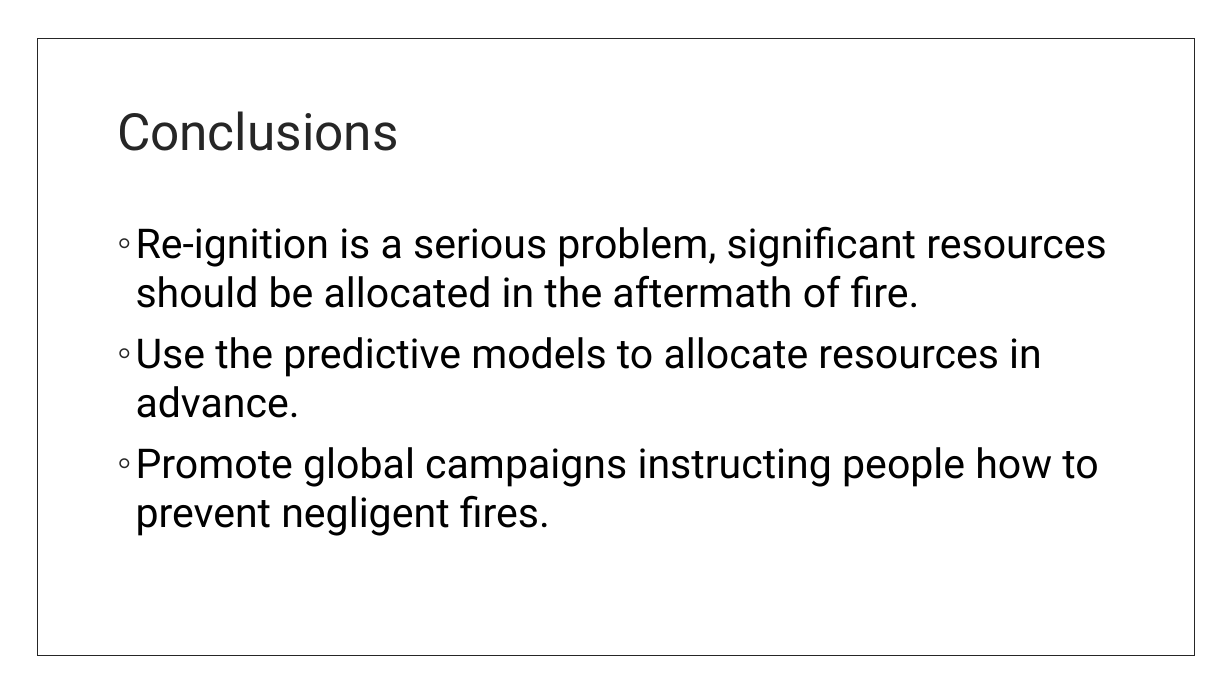
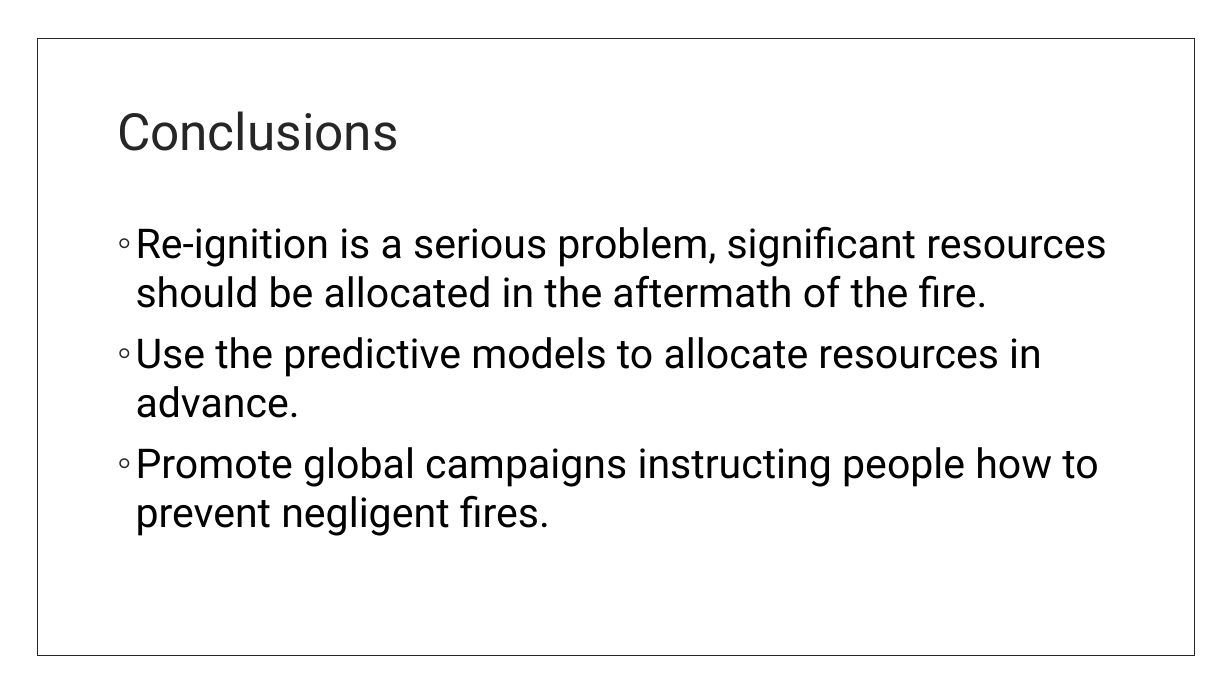
Before and after one commit to Simao-Lopes/Fire-Project, a slide deck: slide 17 of Presentation/The fires in Portugal.pptx. Drawn at 1232x693 pixels with LibreOffice and Linux fonts; fonts in the diff are those of the drawing; background and template pictures are left out. Boxes give left, top, right and bottom in pixels: in the first picture for what was removed or moved away, otherwise in the second. Text is boxed around its words. In the diff, an @@ line names an element or a change of style, - is before the commit and + after.

```diff
--- a/Presentation/The fires in Portugal.pptx
+++ b/Presentation/The fires in Portugal.pptx
@@ text at [136, 226, 1107, 308]: text changed @@
-◦ Re-ignition is a serious problem, significant resources should be allocated in the aftermath of fire.
+◦ Re-ignition is a serious problem, significant resources should be allocated in the aftermath of the fire.
```
Also in this commit, not shown: 9 other slides changed, 18 other files.
